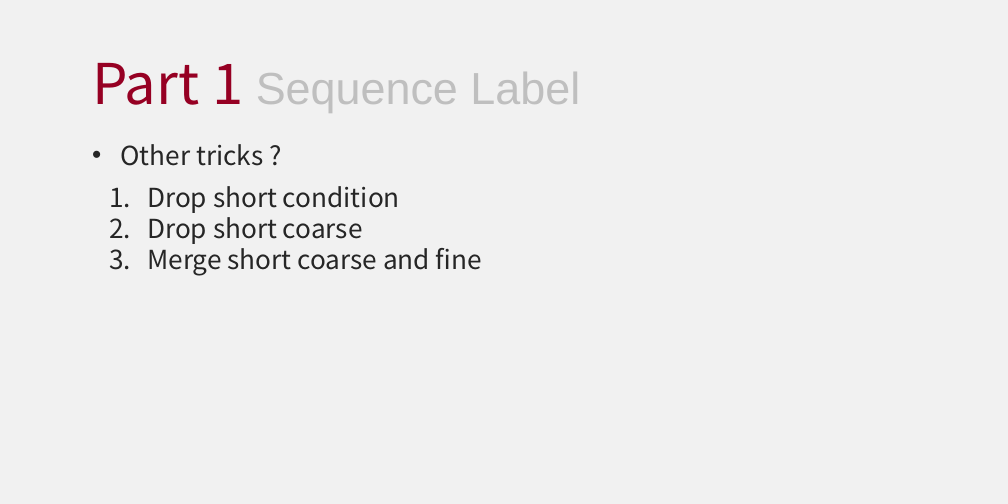
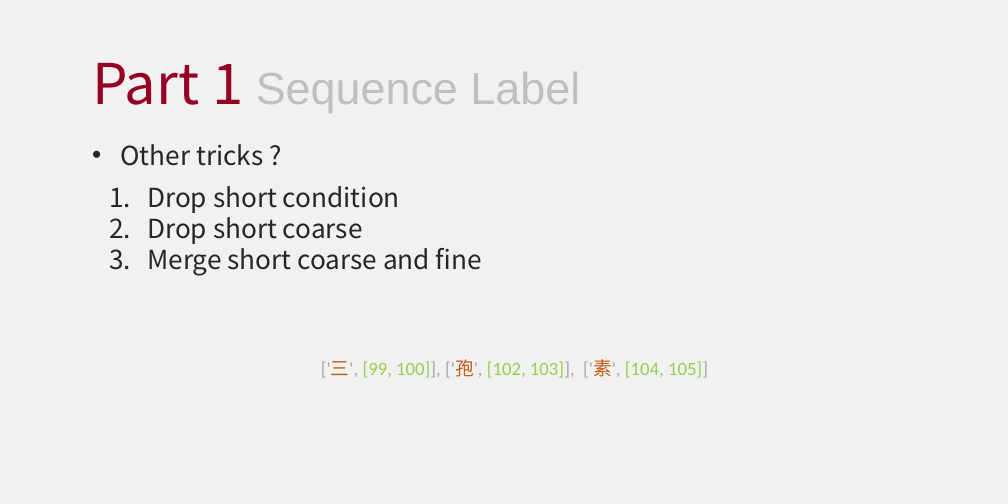
Before and after one commit to HourunLi/CCKS2022, a slide deck: slide 7 of Report.pptx. Drawn at 1008x504 pixels with LibreOffice and Linux fonts; fonts in the diff are those of the drawing. Boxes give left, top, right and bottom in pixels: in the first picture for what was removed or moved away, otherwise in the second. Text is boxed around its words. In the diff, an @@ line names an element or a change of style, - is before the commit and + after.

```diff
--- a/Report.pptx
+++ b/Report.pptx
@@ text added at <box>321,360,708,378</box>, 20 pt, text #92D050 @@
+['三', [99, 100]], ['孢', [102, 103]], ['素', [104, 105]]
```
Also in this commit, not shown: 7 other slides changed, 1 slide added, 1 slide removed, 2 other files.
